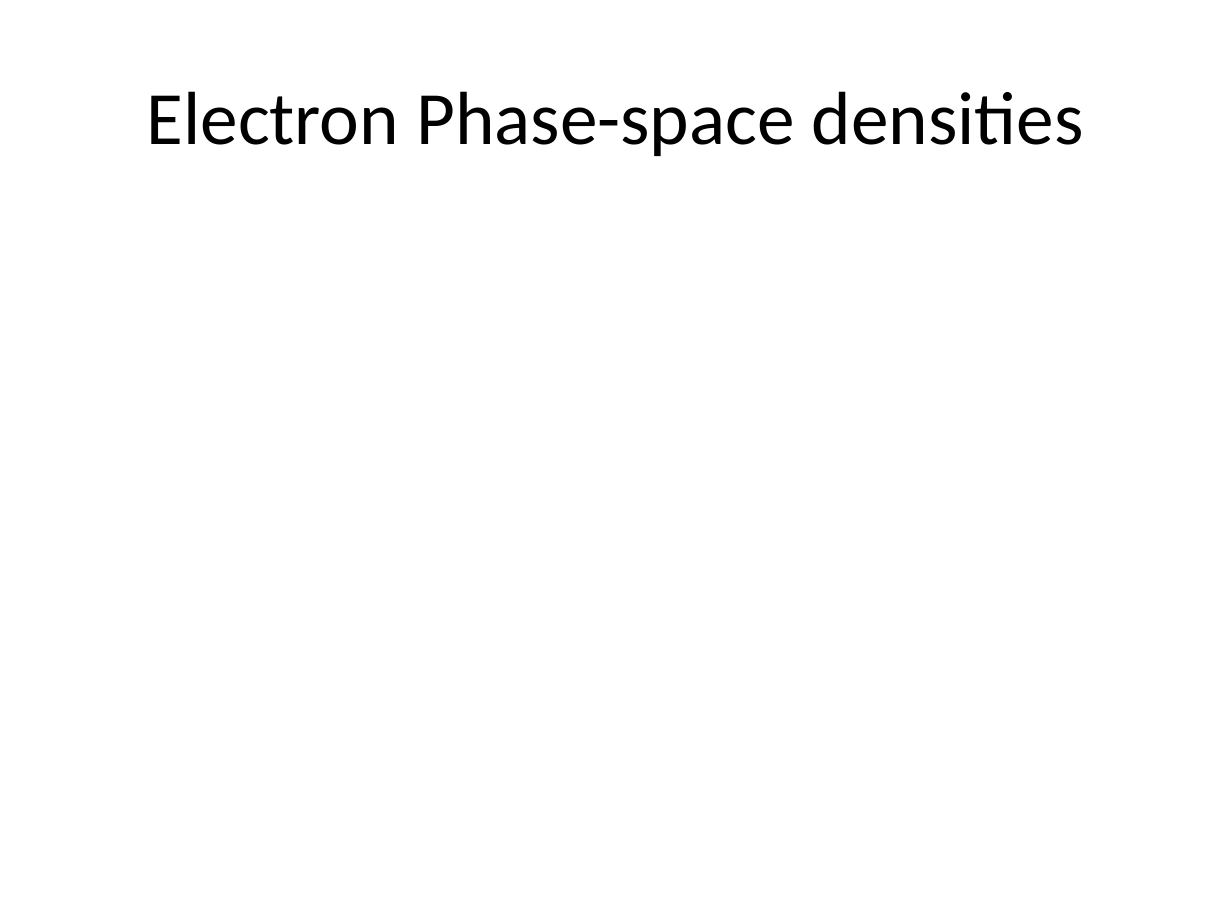
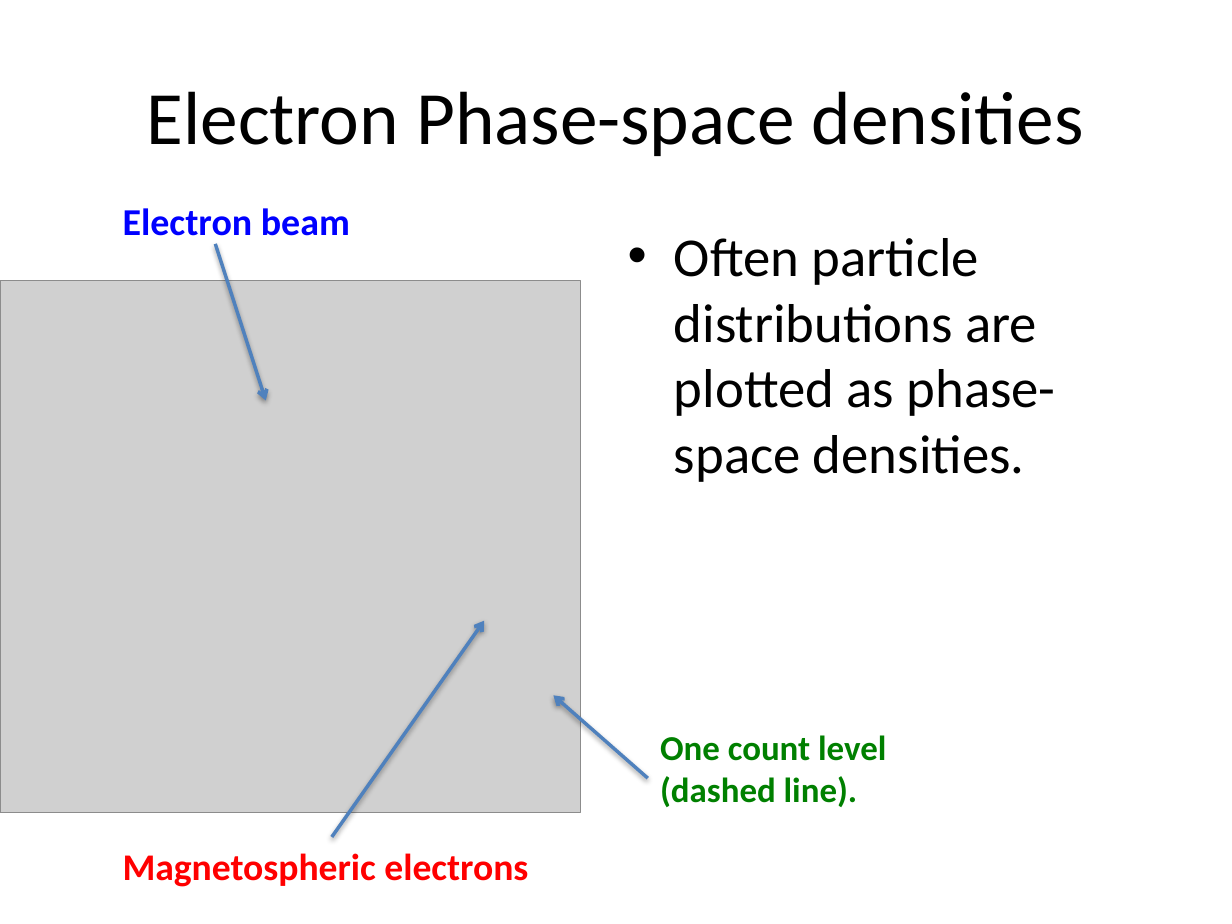
Before and after one commit to irfu/Nordita_Magnetic_Reconnection_School_2015, a slide deck: slide 13 of Lectures/Lecture_6.pptx. Drawn at 1232x924 pixels with LibreOffice and Linux fonts; fonts in the diff are those of the drawing; grey boxes stand for pictures. Boxes give left, top, right and bottom in pixels: in the first picture for what was removed or moved away, otherwise in the second. Text is boxed around its words. In the diff, an @@ line names an element or a change of style, - is before the commit and + after.

```diff
--- a/Lectures/Lecture_6.pptx
+++ b/Lectures/Lecture_6.pptx
@@ text added at box(123, 208, 350, 244), 22.2 pt, text #0000FF, bold @@
+Electron beam
@@ text added at box(674, 238, 1056, 482), 32 pt, text #000000 @@
+• Often particle distributions are plotted as phase-space densities.
@@ arrow added from (216, 244) to (266, 400), #4F81BD 2 pt @@
@@ picture added at box(0, 280, 580, 812) @@
@@ arrow added from (331, 837) to (484, 621), #4F81BD 2 pt @@
@@ arrow added from (648, 779) to (553, 695), #4F81BD 2 pt @@
@@ text added at box(660, 735, 886, 807), 20.4 pt, text #008000, bold @@
+One count level (dashed line).
@@ text added at box(123, 853, 528, 887), 22 pt, text #FF0000, bold @@
+Magnetospheric electrons
```
Also in this commit, not shown: 2 other slides changed.
